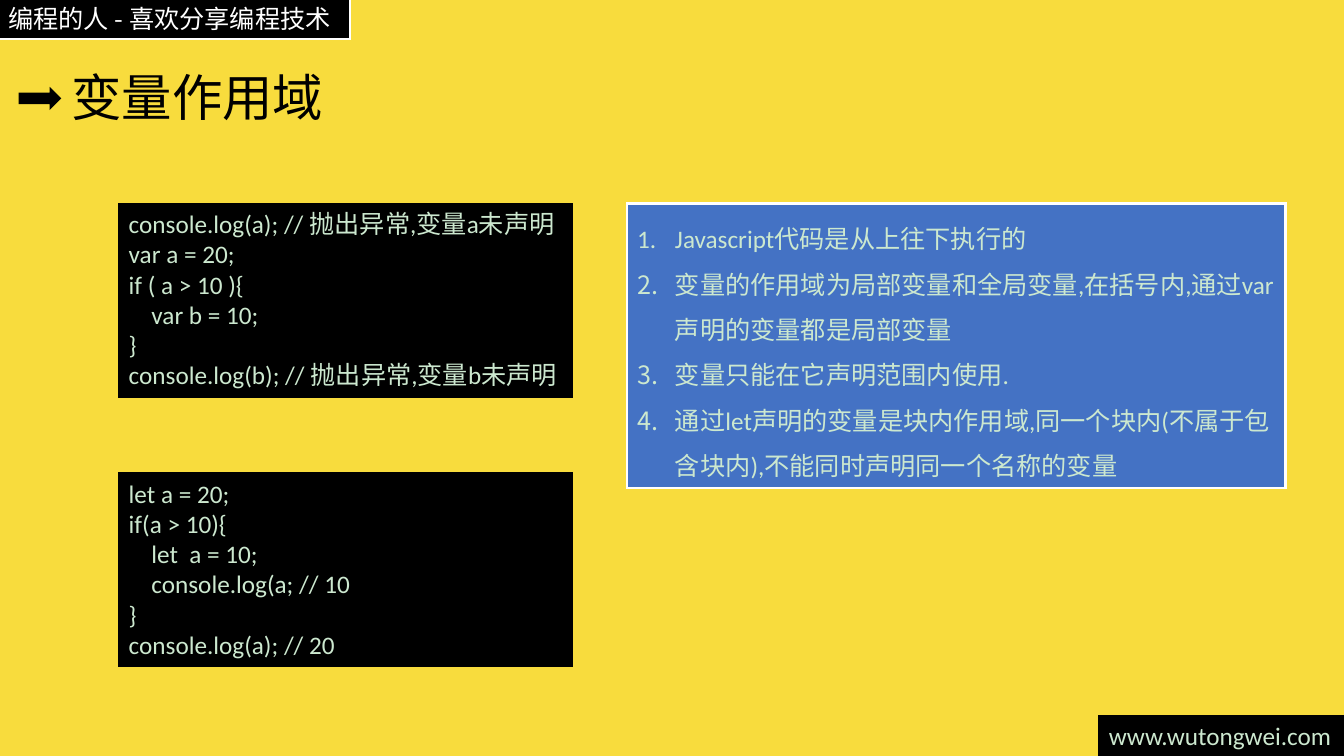
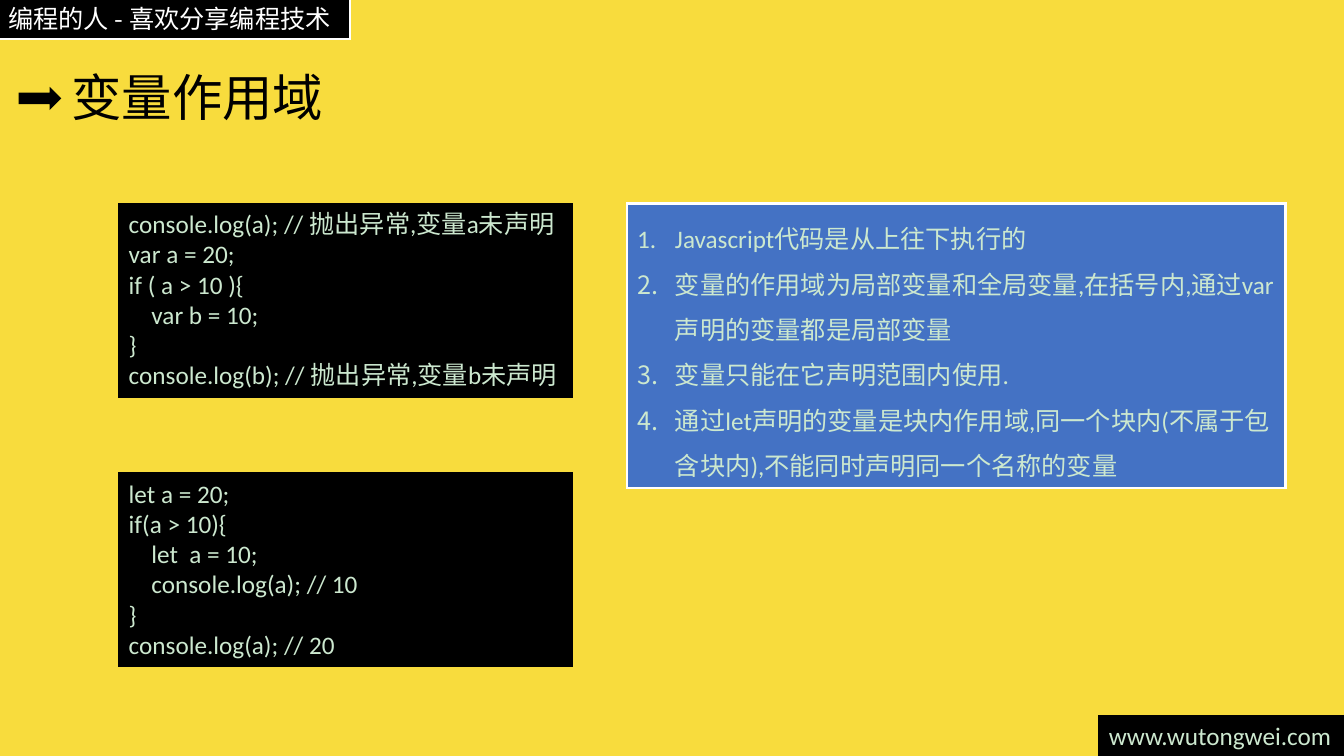
Before and after one commit to willculture/training, a slide deck: slide 8 of ppt/front-end/Javascript.pptx. Drawn at 1344x756 pixels with LibreOffice and Linux fonts; fonts in the diff are those of the drawing. Boxes give left, top, right and bottom in pixels: in the first picture for what was removed or moved away, otherwise in the second. Text is boxed around its words. In the diff, an @@ line names an element or a change of style, - is before the commit and + after.

```diff
--- a/ppt/front-end/Javascript.pptx
+++ b/ppt/front-end/Javascript.pptx
@@ text in rectangle at (x1=151, y1=574, x2=358, y2=598): text changed @@
-console.log(a; // 10
+console.log(a); // 10
```
Also in this commit, not shown: 1 other slide changed.
